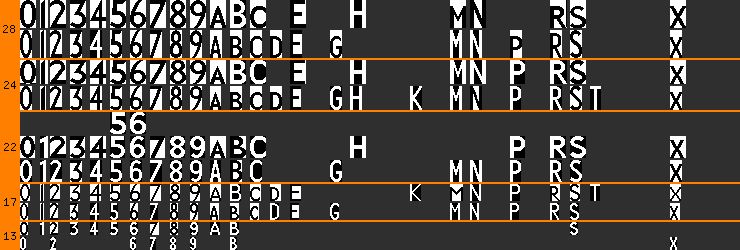
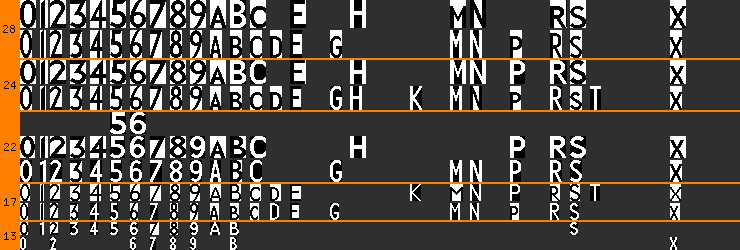
Comparing the layer stacks of the two 740 × 250 images. Changes:
painted on "small" (1st of 2, in "New Johnston") over [510, 30, 582, 220]
painted on "normal" over [20, 30, 241, 201]
